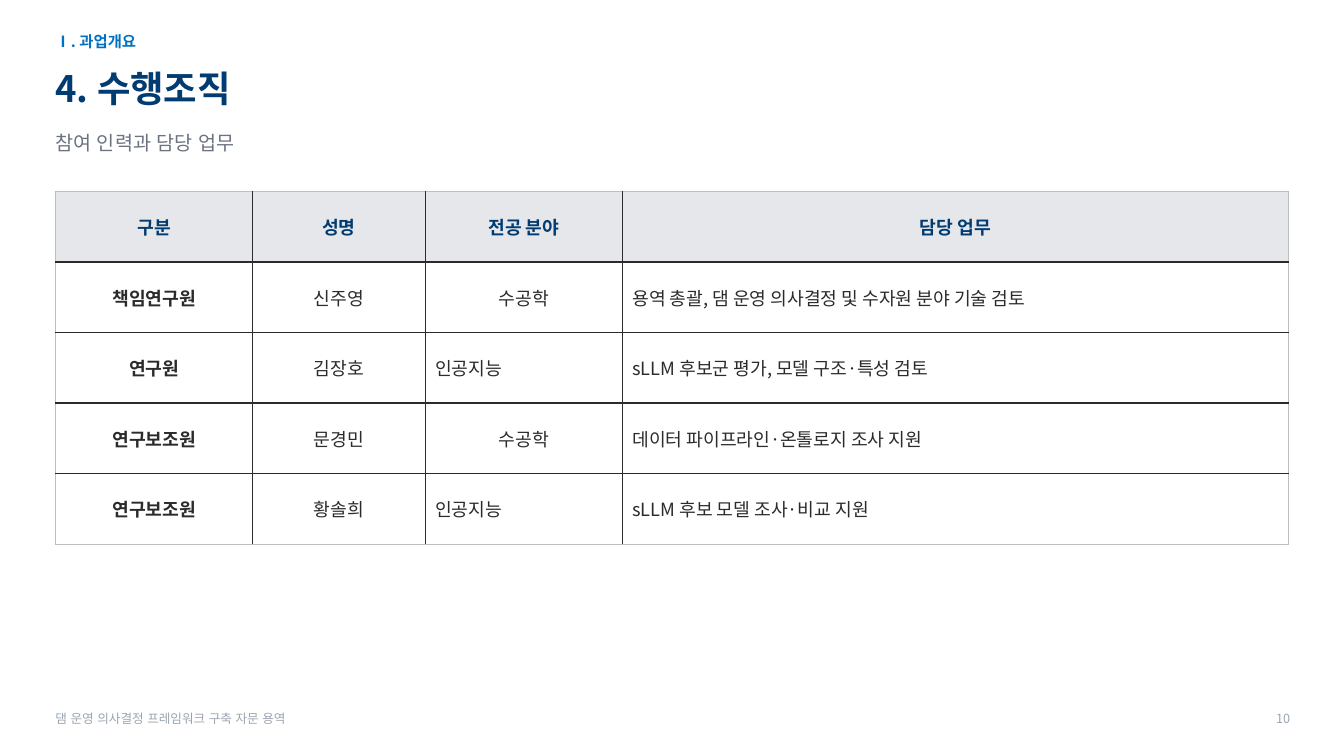
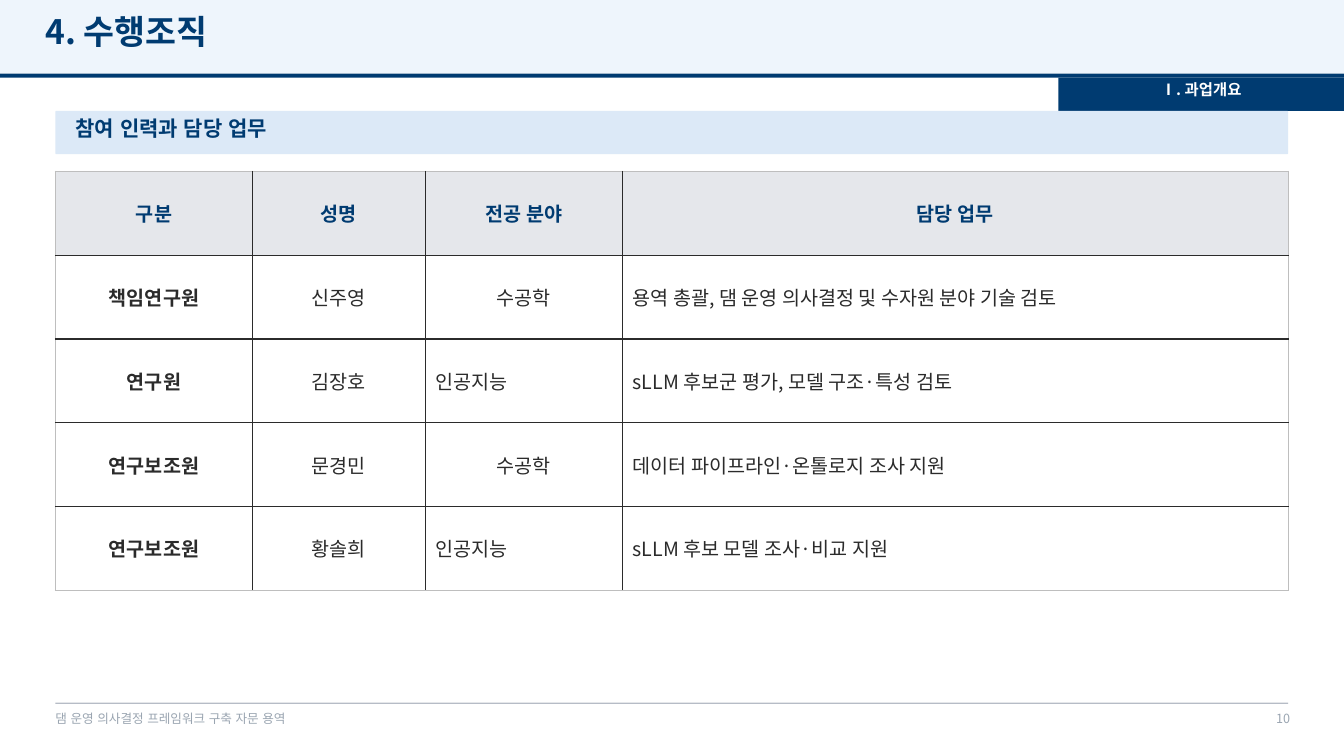
Before and after one commit to mkm1119/KGRAG-LLM, a slide deck: slide 10 of project_khnp/2026.12.09_최종보고회_발표자료_템플릿.pptx. Drawn at 1344x756 pixels with LibreOffice and Linux fonts; fonts in the diff are those of the drawing; background and template pictures are left out. Boxes give left, top, right and bottom in pixels: in the first picture for what was removed or moved away, otherwise in the second. Text is boxed around its words. In the diff, an @@ line names an element or a change of style, - is before the commit and + after.

```diff
--- a/project_khnp/2026.12.09_최종보고회_발표자료_템플릿.pptx
+++ b/project_khnp/2026.12.09_최종보고회_발표자료_템플릿.pptx
@@ rectangle added at (x1=0, y1=0, x2=1344, y2=74), fill #EEF5FC @@
@@ text "4. 수행조직" moved from (x1=55, y1=71, x2=231, y2=106) to (x1=45, y1=16, x2=208, y2=47) @@
@@ text "4. 수행조직" at (x1=45, y1=16, x2=208, y2=47): size 26 to 24 pt @@
@@ rectangle added at (x1=0, y1=74, x2=1344, y2=78), fill #003B71 @@
@@ text "Ⅰ. 과업개요" moved from (x1=55, y1=34, x2=136, y2=49) to (x1=1161, y1=82, x2=1242, y2=97) @@
@@ text "Ⅰ. 과업개요" at (x1=1161, y1=82, x2=1242, y2=97): text colour #0070C0 to #FFFFFF; alignment left to centre @@
@@ rectangle added at (x1=1059, y1=78, x2=1344, y2=111), fill #003B71 @@
@@ rounded rectangle added at (x1=55, y1=111, x2=1289, y2=154), fill #DCE9F7 @@
@@ text "참여 인력과 담당 업무" moved from (x1=55, y1=133, x2=234, y2=152) to (x1=76, y1=118, x2=267, y2=138) @@
@@ text "참여 인력과 담당 업무" at (x1=76, y1=118, x2=267, y2=138): size 14 to 15 pt, text colour #6B7280 to #003B71, bold on @@
@@ table at (x1=55, y1=171, x2=1289, y2=591) @@
@@ size 13 to 14 pt @@
@@ table resized from (x1=55, y1=192, x2=1289, y2=544) to (x1=55, y1=171, x2=1289, y2=591) @@
@@ rectangle added at (x1=55, y1=703, x2=1289, y2=704), fill #B6BCC6 @@
```
Also in this commit, not shown: 20 other slides changed, 1 other file.
